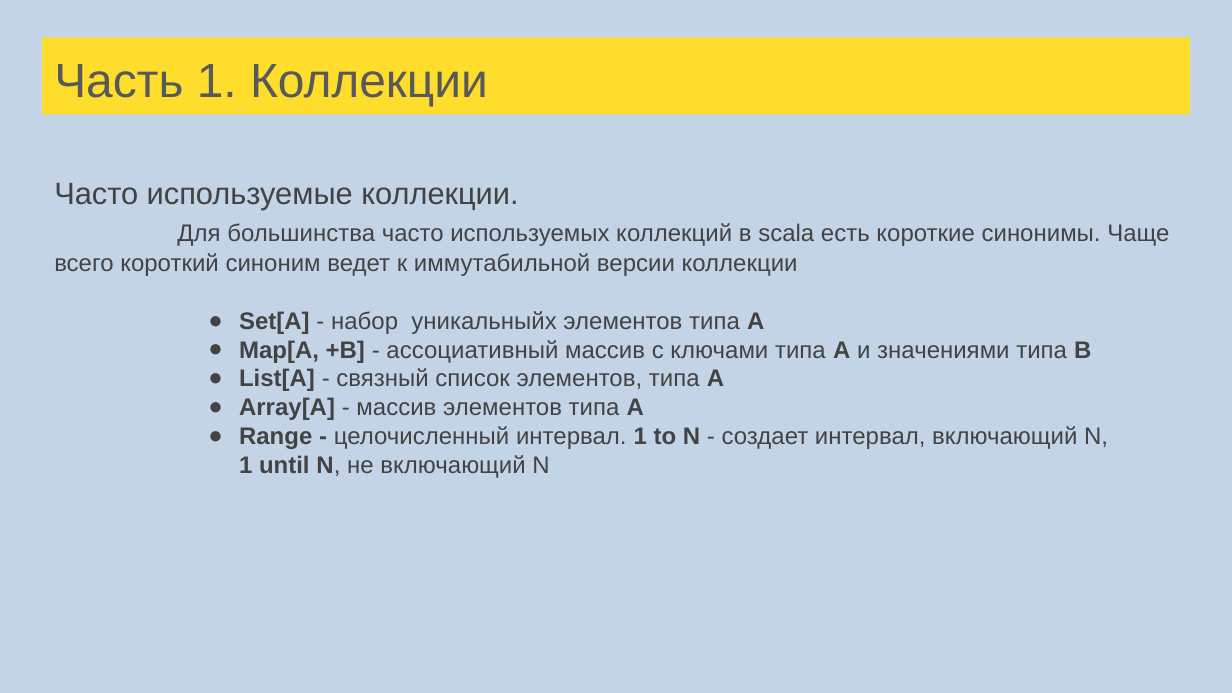
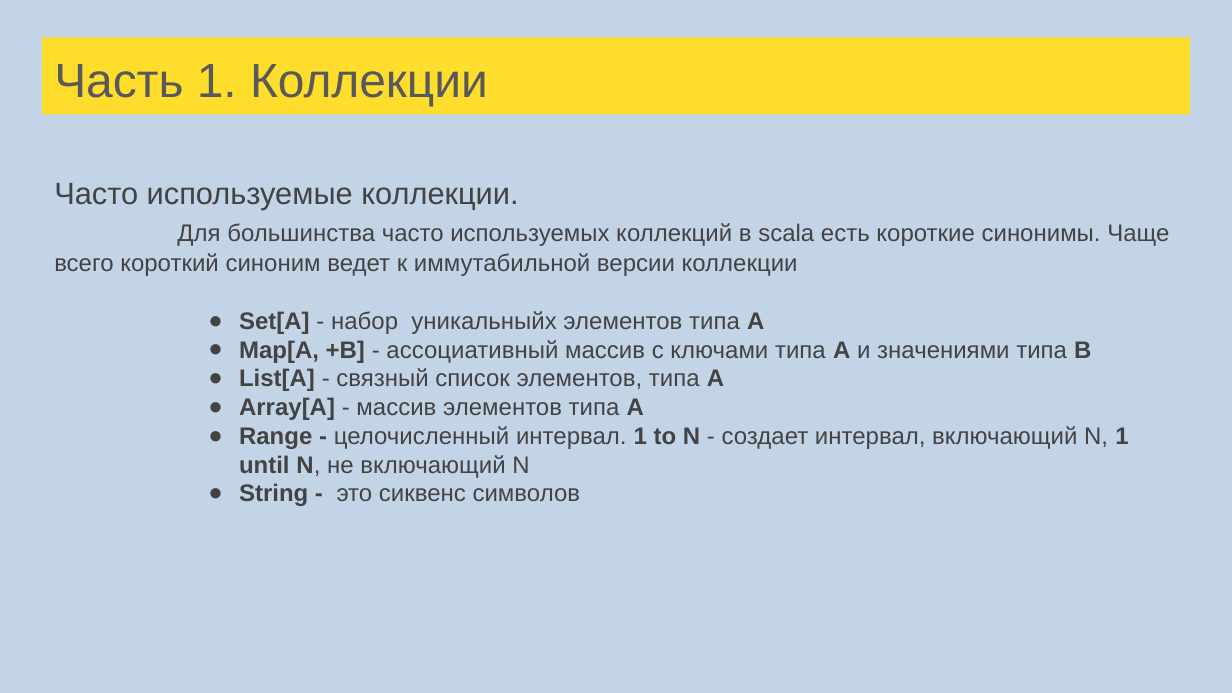
Before and after one commit to cybernetic10/Scala, a slide deck: slide 52 of src/main/resources/Лекции Scala для FinTech.pptx (slide 51 before the commit). Drawn at 1232x693 pixels with LibreOffice and Linux fonts; fonts in the diff are those of the drawing. Boxes give left, top, right and bottom in pixels: in the first picture for what was removed or moved away, otherwise in the second. Text is boxed around its words. In the diff, an @@ line names an element or a change of style, - is before the commit and + after.

```diff
--- a/src/main/resources/Лекции Scala для FinTech.pptx
+++ b/src/main/resources/Лекции Scala для FinTech.pptx
@@ text at bbox=[239, 426, 1128, 506]: text changed @@
-● Range - целочисленный интервал. 1 to N - создает интервал, включающий N,
-1 until N, не включающий N
+● Range - целочисленный интервал. 1 to N - создает интервал, включающий N, 1 until N, не включающий N
+● String - это сиквенс символов
```
Also in this commit, not shown: 4 other slides changed, 27 slides added, 1 slide removed, 31 other files.
